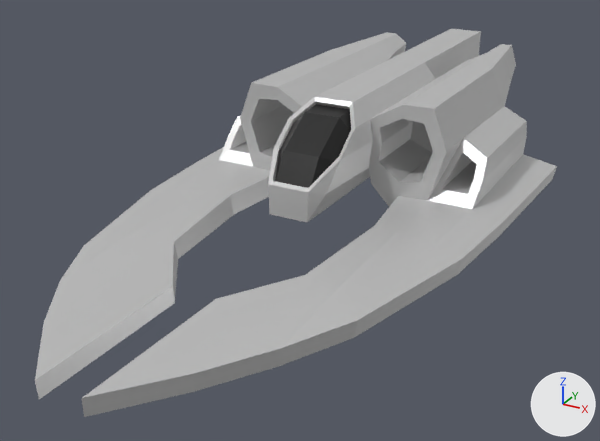
What one commit did to the glTF model docs/fps-6dof/ships/ion.glb.
One viewpoint serves both versions: a 50 mm camera at (3.24, -6.98, 3.05) aimed at (-0.16, -0.79, -0.05). Lighting does not change. The marker at lower right points along +X, +Y and +Z. The older version comes first. Where no turn or scale is listed for an object, it has been applied to the vertices.

In view in the first picture: 'Spaceship'.
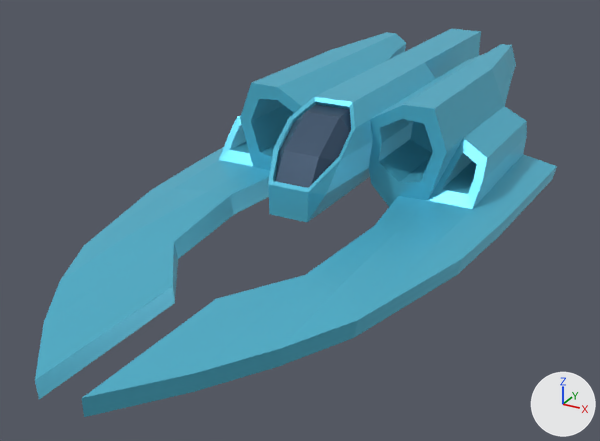
The edits, one by one:
Material 'White' (mat_white) changes colour from light grey #d1d1d1 to cyan #59c4e1; in linear values from (0.64, 0.64, 0.64) to (0.1, 0.55, 0.75).
Material 'Black' (mat_black) changes colour from black #222222 to dark blue #385069; in linear values from (0.0163, 0.0163, 0.0163) to (0.04, 0.08, 0.14).

Changed parts and their boxes (x1, y1, x2, y2) in the pictures (600 x 441 px):
'Spaceship', recoloured (light grey to cyan): (35, 29, 557, 417) in both
